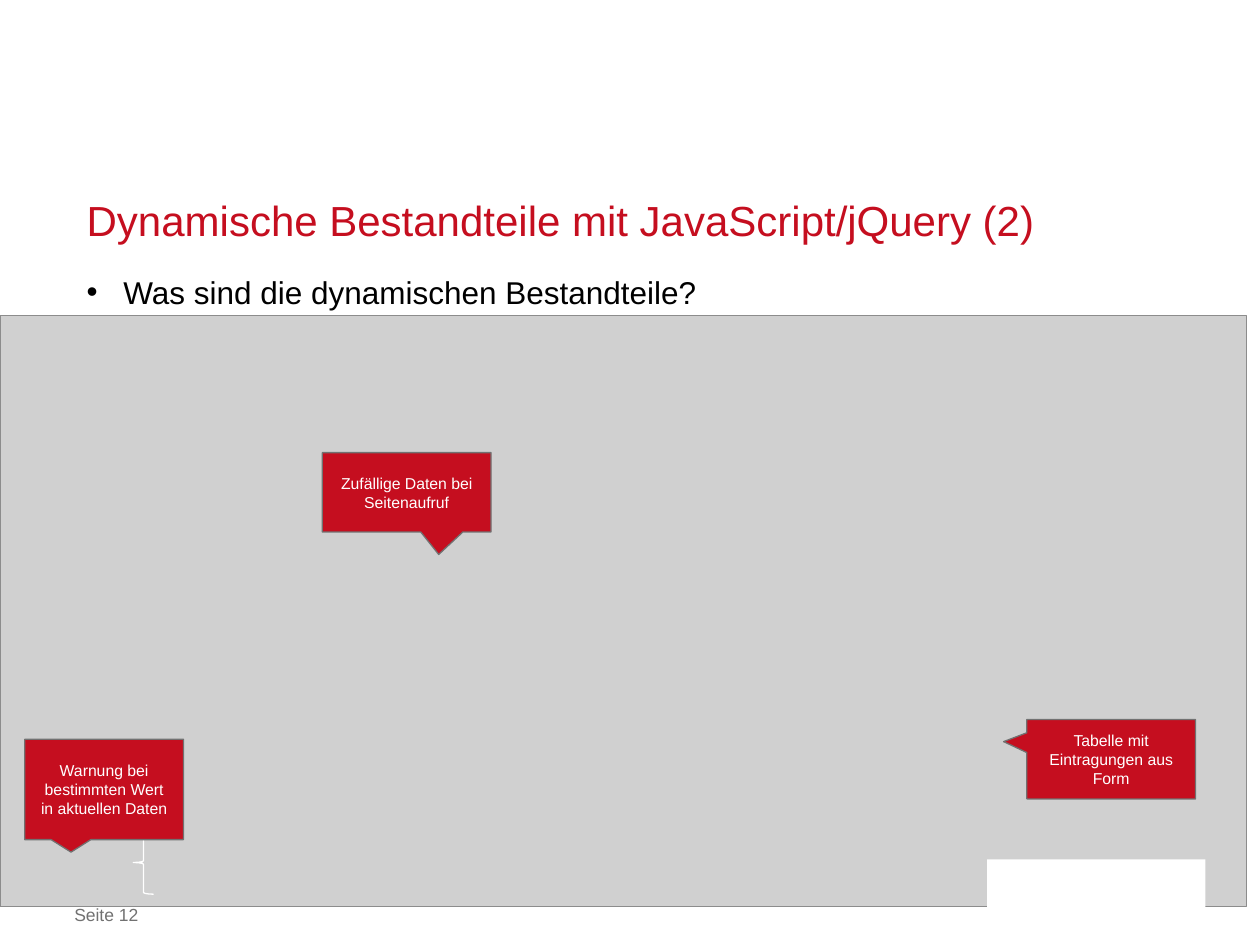
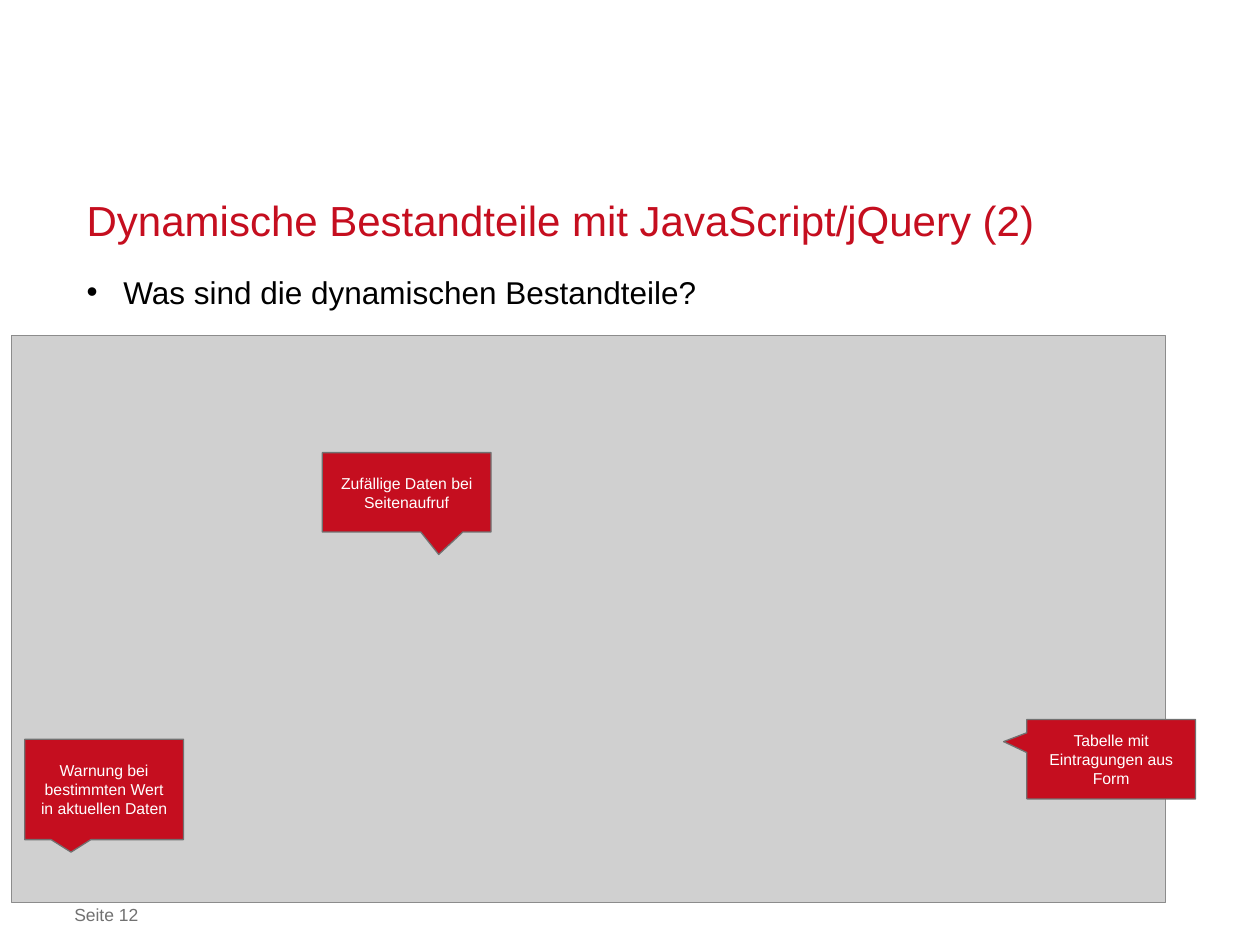
Before and after one commit to j-bon/ha1, a slide deck: slide 12 of aws_ha1.pptx. Drawn at 1260x945 pixels with LibreOffice and Linux fonts; fonts in the diff are those of the drawing; grey boxes stand for pictures; background and template pictures are left out. Boxes give left, top, right and bottom in pixels: in the first picture for what was removed or moved away, otherwise in the second. Text is boxed around its words. In the diff, an @@ line names an element or a change of style, - is before the commit and + after.

```diff
--- a/aws_ha1.pptx
+++ b/aws_ha1.pptx
@@ picture: place and size @@
-picture at [0,316,1246,907]
+picture at [11,335,1166,902]
@@ left brace removed at [134,830,154,893] @@
@@ rectangle: place and size @@
-rectangle at [987,859,1205,929]
+rectangle at [987,859,1260,929]
```
Also in this commit, not shown: 1 other slide changed, 1 other file.
